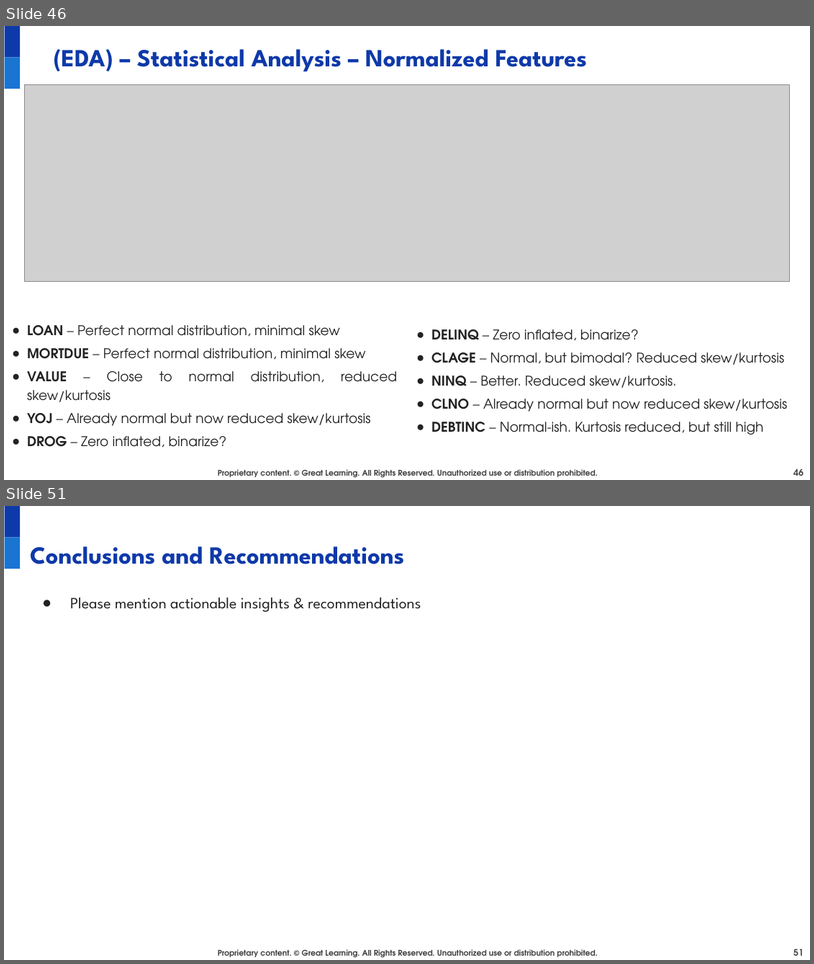
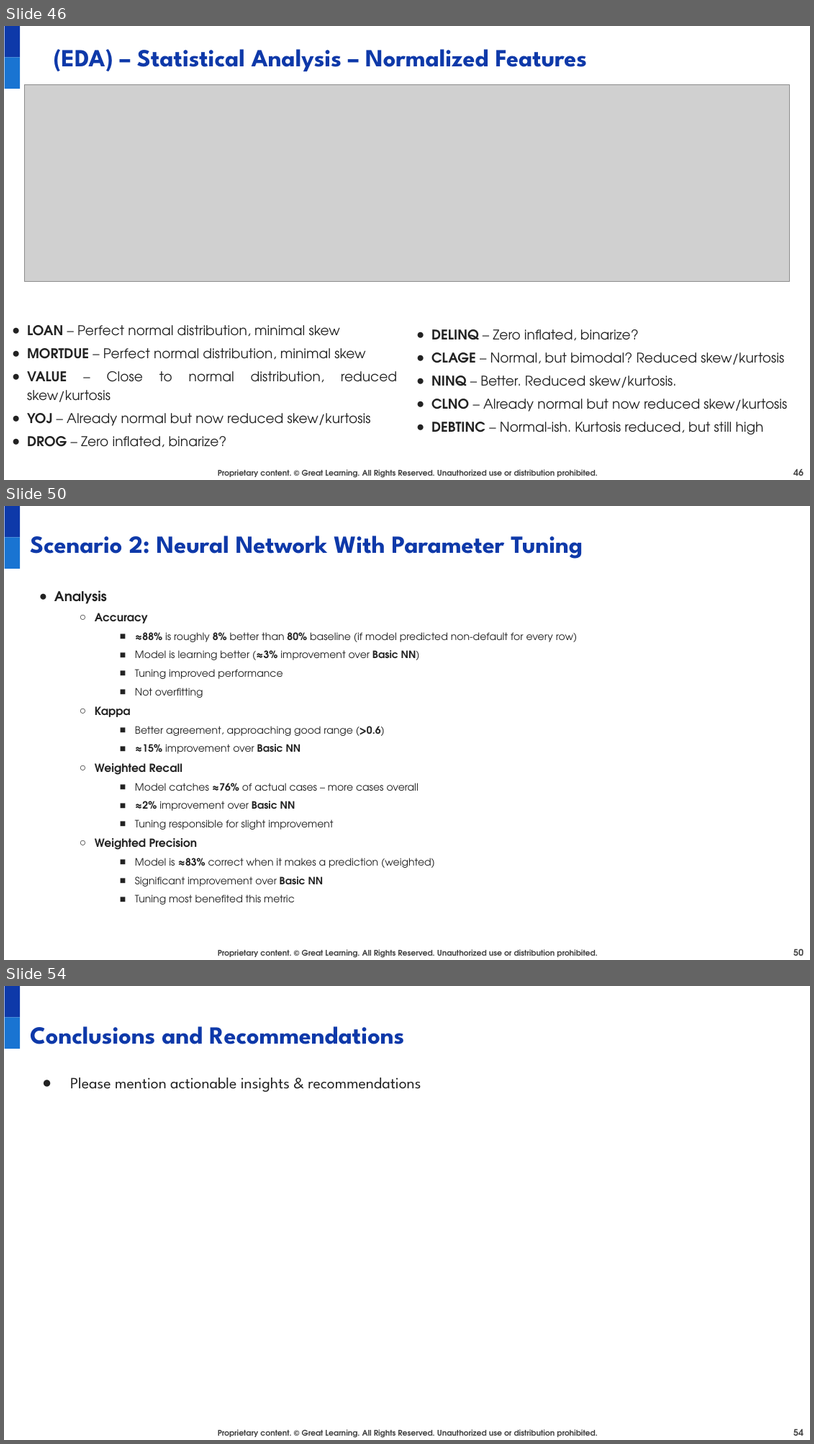
Before and after one commit to juanbucz/GreatLearning-TermProjects, a slide deck: Neural Networks - Loan Default/Loan Default Prediction Presentation - Business Interpretation - John Buczkowski.pptx. Shown one above the other, each under a label of ours: slides 46 and 51 before the commit, slides 46, 50 and 54 after it; the slides between them are not shown. The pictures are 814x964 and 814x1444 pixels, drawn with LibreOffice and Linux fonts; fonts in the diff are those of the drawing; grey boxes stand for pictures; background and template pictures are left out. Boxes give left, top, right and bottom in pixels: in the first picture for what was removed or moved away, otherwise in the second. Text is boxed around its words. In the diff, an @@ line names an element or a change of style, - is before the commit and + after.

Commit message:
GL NN Loan Default Prediction Presentation - Individual Model Analysis

```diff
--- a/Neural Networks - Loan Default/Loan Default Prediction Presentation - Business Interpretation - John Buczkowski.pptx
+++ b/Neural Networks - Loan Default/Loan Default Prediction Presentation - Business Interpretation - John Buczkowski.pptx
@@ slide 50 added at (4,506,810,960), background #FFFFFF; not listed: 3 template elements that a slide beside it also shows @@
@@ title added at (30,536,583,559), 22 pt, text #0E39A9, bold @@
+Scenario 2: Neural Network With Parameter Tuning
@@ text added at (54,590,578,904), 9 pt, text #222222 @@
+● Analysis
+  ○ Accuracy
+    ■ ≈88% is roughly 8% better than 80% baseline (if model predicted non-default for every row)
+    ■ Model is learning better (≈3% improvement over Basic NN)
+    ■ Tuning improved performance
+    ■ Not overfitting
+  ○ Kappa
+    ■ Better agreement, approaching good range (>0.6)
+    ■ ≈15% improvement over Basic NN
+  ○ Weighted Recall
+    ■ Model catches ≈76% of actual cases – more cases overall
+    ■ ≈2% improvement over Basic NN
+    ■ Tuning responsible for slight improvement
+  ○ Weighted Precision
+    ■ Model is ≈83% correct when it makes a prediction (weighted)
+    ■ Significant improvement over Basic NN
+    ■ Tuning most benefited this metric
@@ page number added at (794,948,804,955), 8 pt, text #434343, bold @@
+50
@@ what was slide 51 is now slide 54 @@
@@ page number at (794,1429,804,1435): text changed @@
-51
+54
```
Also in this commit, not shown: 5 slides changed, 2 other slides added.
